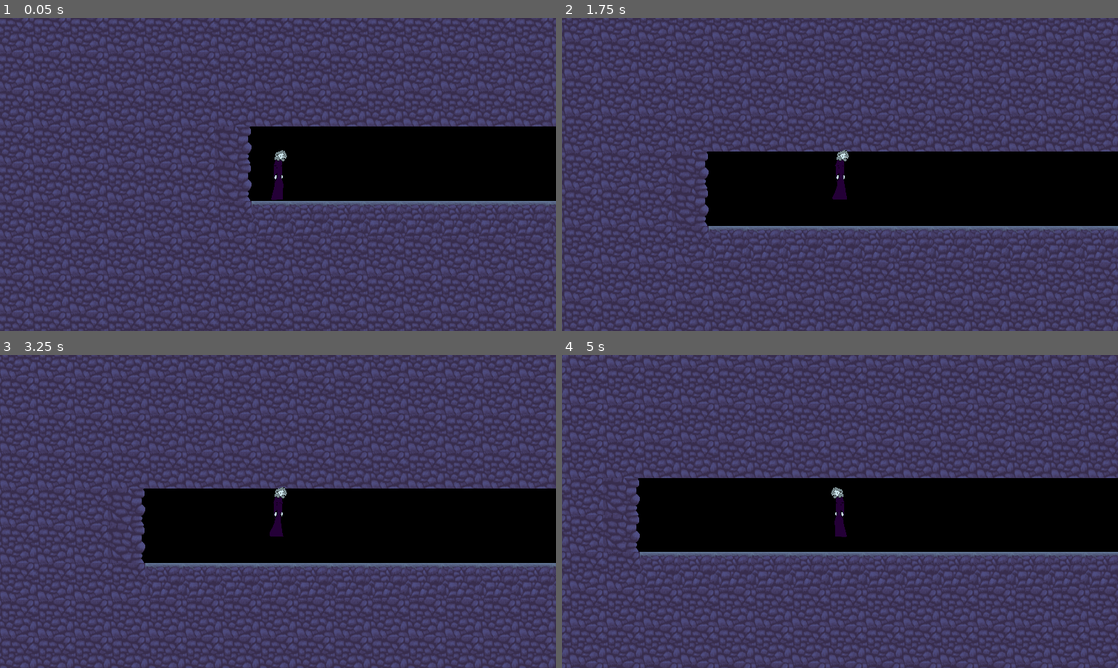
Above: before the commit, frames 1-4 (two rows, left to right).
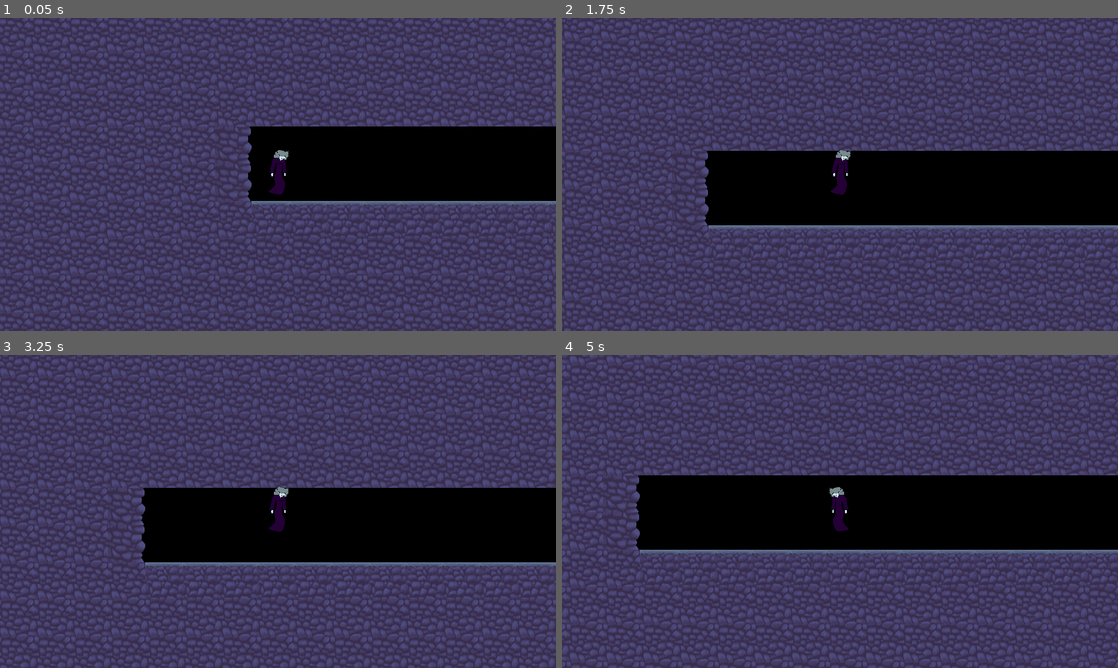
Above: after the commit, the same moments.

Repository: paigeweber13/19
Game: Godot game, scene res://levels/01.tscn
The game is run twice, just before and just after one commit, with the same random seed, the same clock (stepped at 60 frames per second) and the same inputs. The project has no main scene, so this scene is started directly.
Inputs:
- Up to frame 1 (0.05 s): no input
- Up to frame 2 (1.75 s): tap Enter (ui_accept) at 0.5, 0.77, 1.52 s; hold Right (ui_right) from 0.53 s (still down)
- Up to frame 3 (3.25 s): release Right (ui_right) at 2.03 s; hold Left (ui_left) 2.03-2.78 s; hold Right (ui_right) from 2.78 s (still down); tap Enter (ui_accept) at 3.02 s
- Up to frame 4 (5 s): tap Enter (ui_accept) at 3.77, 4.52 s; release Right (ui_right) at 4.28 s; hold Left (ui_left) from 4.28 s (still down)

The runs differ from the first frame. In frame 1, 0.2% of the frame differs, in the area x 48-52%, y 42-59%; in frame 2, 2.2%; in frame 3, 2.3%; in frame 4, 30%, in the area x 0-100%, y 0-100%.

Commit message:
jumps higher, added jump/fall animations

Diff:
--- a/player.gd
+++ b/player.gd
@@ -6,7 +6,7 @@
 const FLOOR_NORMAL = Vector2(0, -1)
 const SLOPE_SLIDE_STOP = 25.0
 const WALK_SPEED = 700 # pixels/sec
-const JUMP_SPEED = 1400
+const JUMP_SPEED = 1700
 const SIDING_CHANGE_SPEED = 10
 
 var on_floor
@@ -64,17 +64,15 @@
 		if Input.is_action_pressed("ui_right") and not Input.is_action_pressed("ui_left"):
 			sprite.scale.x = 1
 
-		# Using "idle" as placeholder until I get new animations
 		if linear_vel.y < 0:
-			# new_anim = "jumping"
-			new_anim = "idle"
+			new_anim = "jump"
 		else:
-			# new_anim = "falling"
-			new_anim = "idle"
+			new_anim = "fall"
 
 	if new_anim != anim:
 		anim = new_anim
 		if (anim == "idle"):
+			sprite.play("walk")
 			sprite.stop()
 		else:
 			sprite.play(anim)
